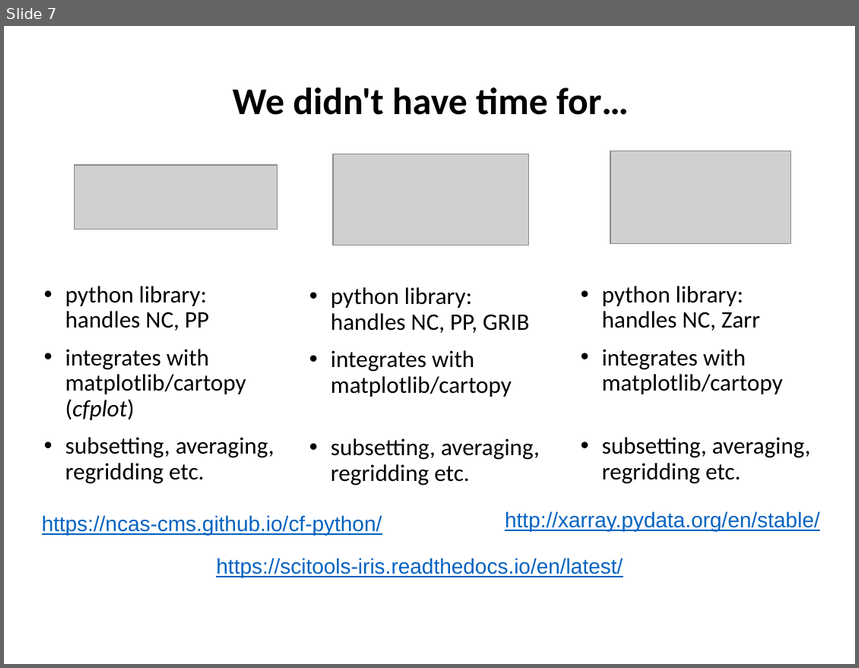
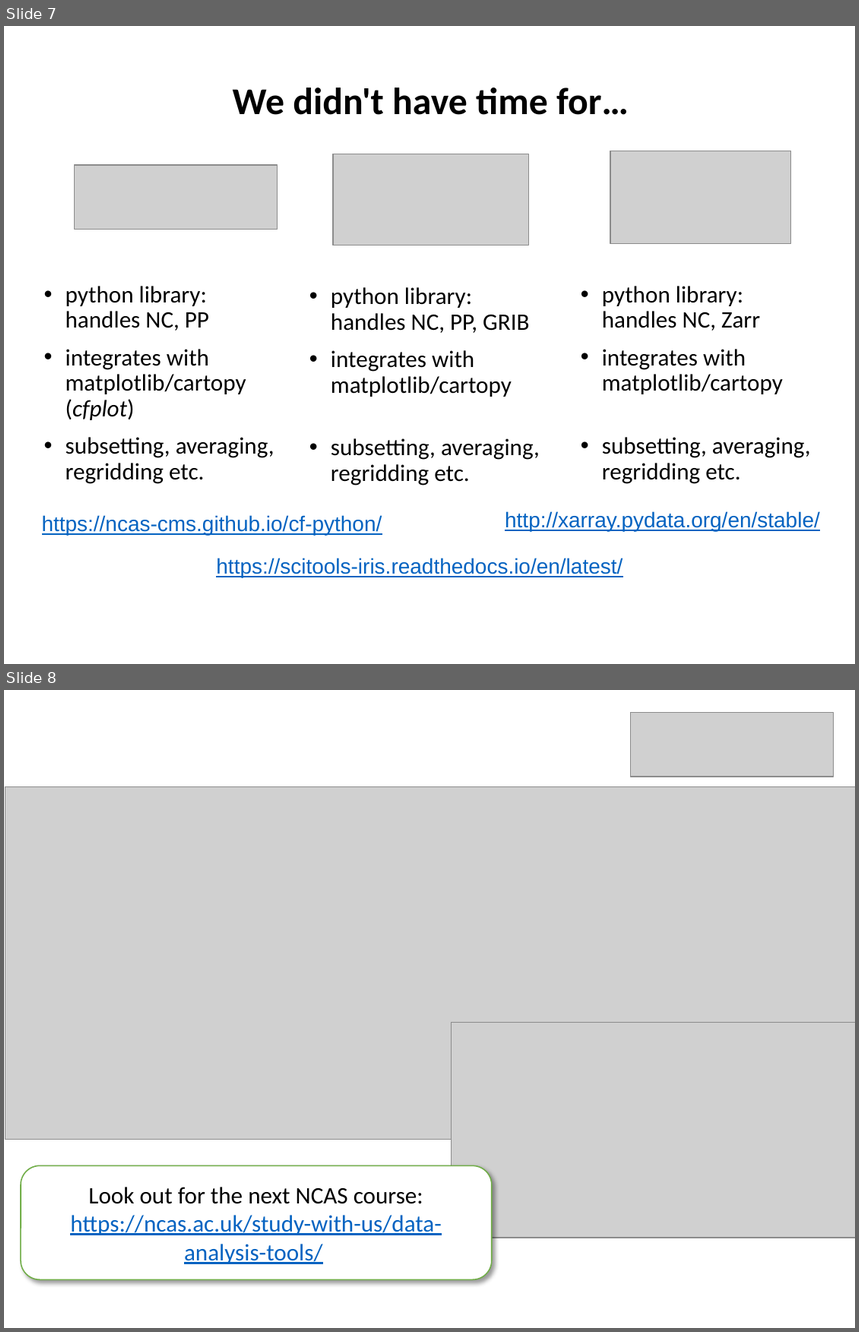
Before and after one commit to ncasuk/ncas-isc, a slide deck: python/presentations/learning_python/python_conclusion.pptx. Shown one above the other, each under a label of ours: slide 7 before the commit, slides 7 and 8 after it. The pictures are 859x668 and 859x1332 pixels, drawn with LibreOffice and Linux fonts; fonts in the diff are those of the drawing; grey boxes stand for pictures; background and template pictures are left out. Boxes give left, top, right and bottom in pixels: in the first picture for what was removed or moved away, otherwise in the second. Text is boxed around its words. In the diff, an @@ line names an element or a change of style, - is before the commit and + after.

```diff
--- a/python/presentations/learning_python/python_conclusion.pptx
+++ b/python/presentations/learning_python/python_conclusion.pptx
@@ slide 8 added at [4,690,855,1328], background picture (left out) @@
@@ picture added at [630,712,833,776] @@
@@ picture added at [5,787,855,1139] @@
@@ picture added at [451,1023,855,1238] @@
@@ rounded rectangle added at [21,1166,492,1280], fill #FFFFFF, outline #70AD47 1 pt, 20 pt, text #0563C1, underline @@
+Look out for the next NCAS course:
+https://ncas.ac.uk/study-with-us/data-analysis-tools/
```
Also in this commit, not shown: 1 slide changed, 1 slide removed, 1 other file.
